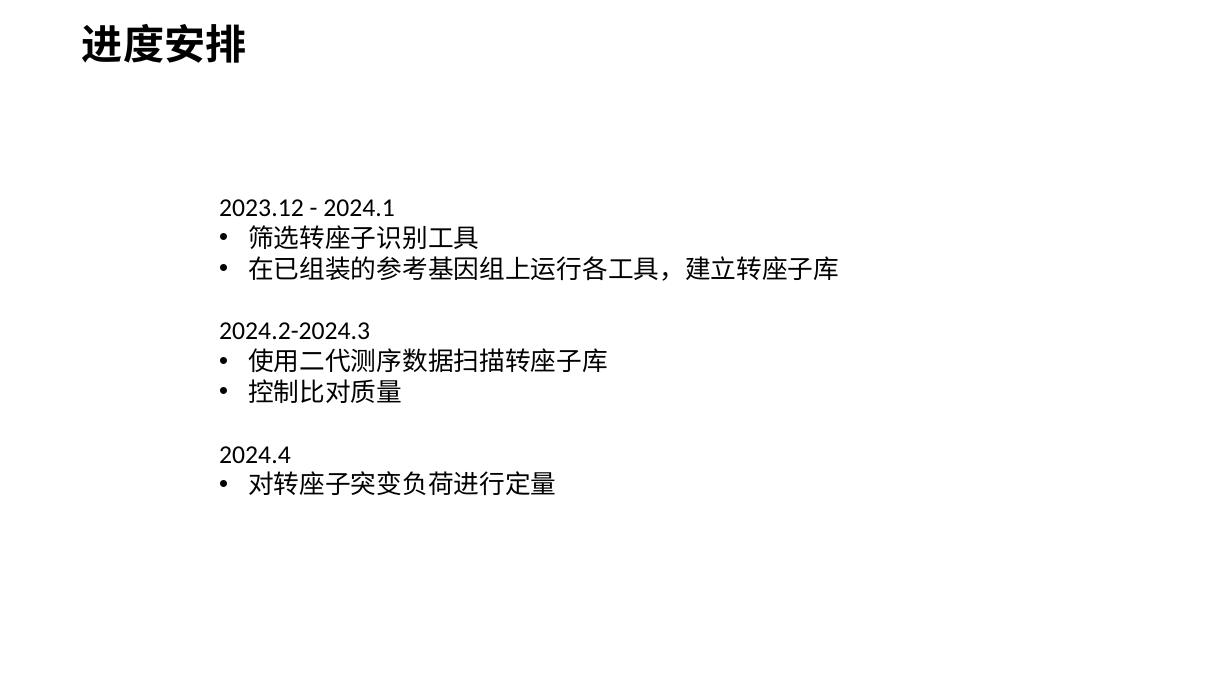
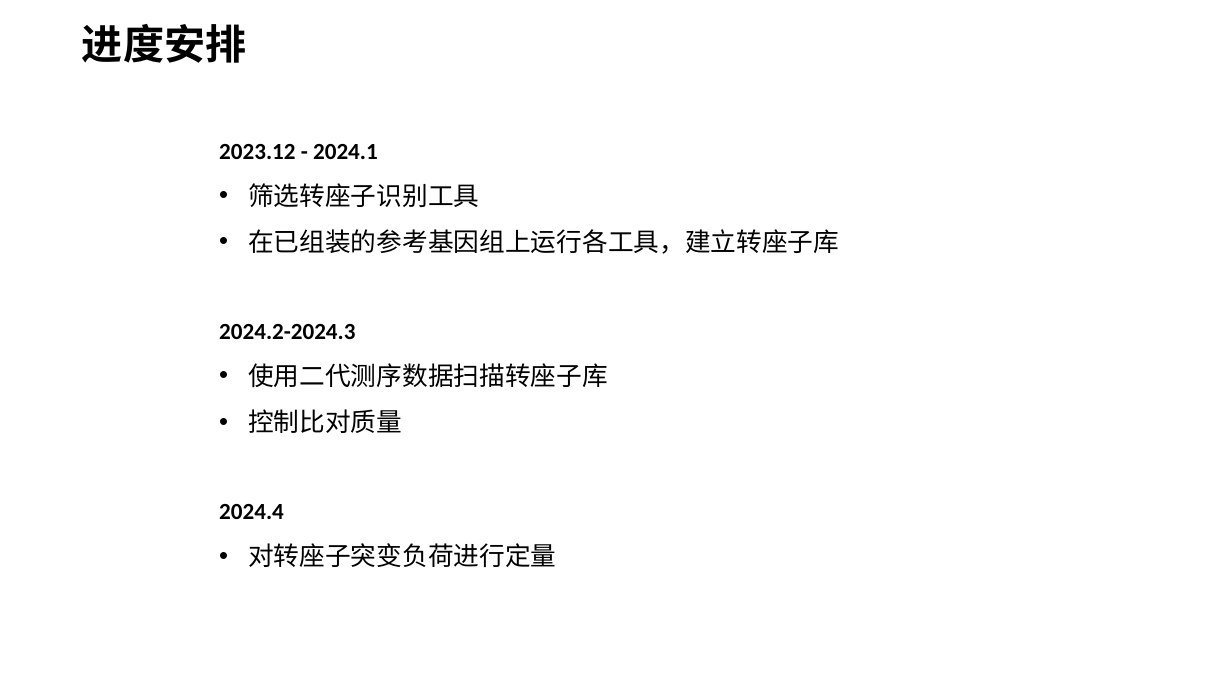
Before and after one commit to SirLearning/GeneticsNotes, a slide deck: slide 5 of undergraduate/Presentation.pptx. Drawn at 1232x693 pixels with LibreOffice and Linux fonts; fonts in the diff are those of the drawing. Boxes give left, top, right and bottom in pixels: in the first picture for what was removed or moved away, otherwise in the second. Text is boxed around its words. In the diff, an @@ line names an element or a change of style, - is before the commit and + after.

```diff
--- a/undergraduate/Presentation.pptx
+++ b/undergraduate/Presentation.pptx
@@ text "2023.12 - 2024.1" moved from (x1=219, y1=199, x2=839, y2=495) to (x1=219, y1=144, x2=839, y2=567) @@
@@ text "2023.12 - 2024.1" at (x1=219, y1=144, x2=839, y2=567): size 20 to 18 pt, bold on in "2023.12 - 2024.1", "2024.2-2024.3", "2024.4"; line spacing 1 to 1.5 @@
```
Also in this commit, not shown: 4 other slides changed.
